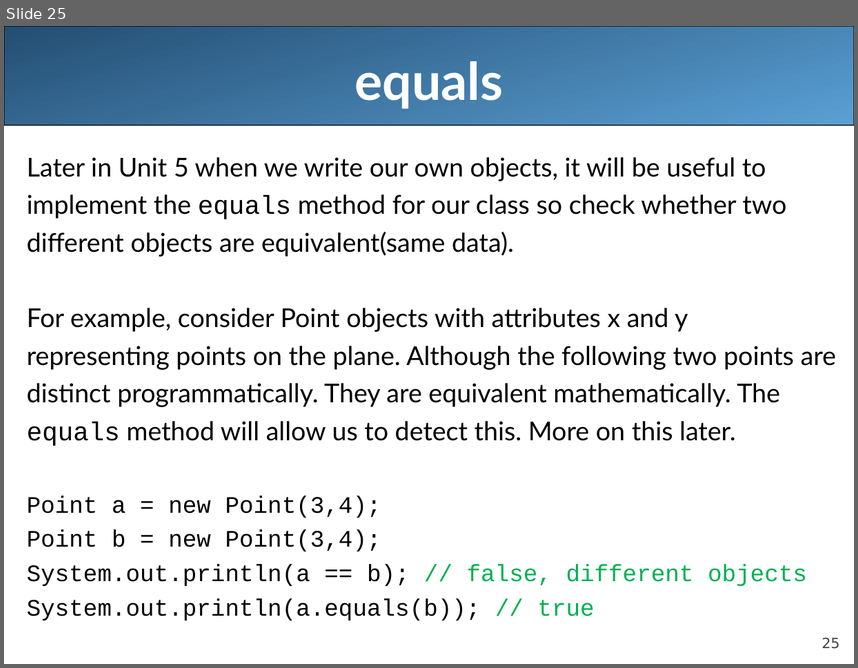
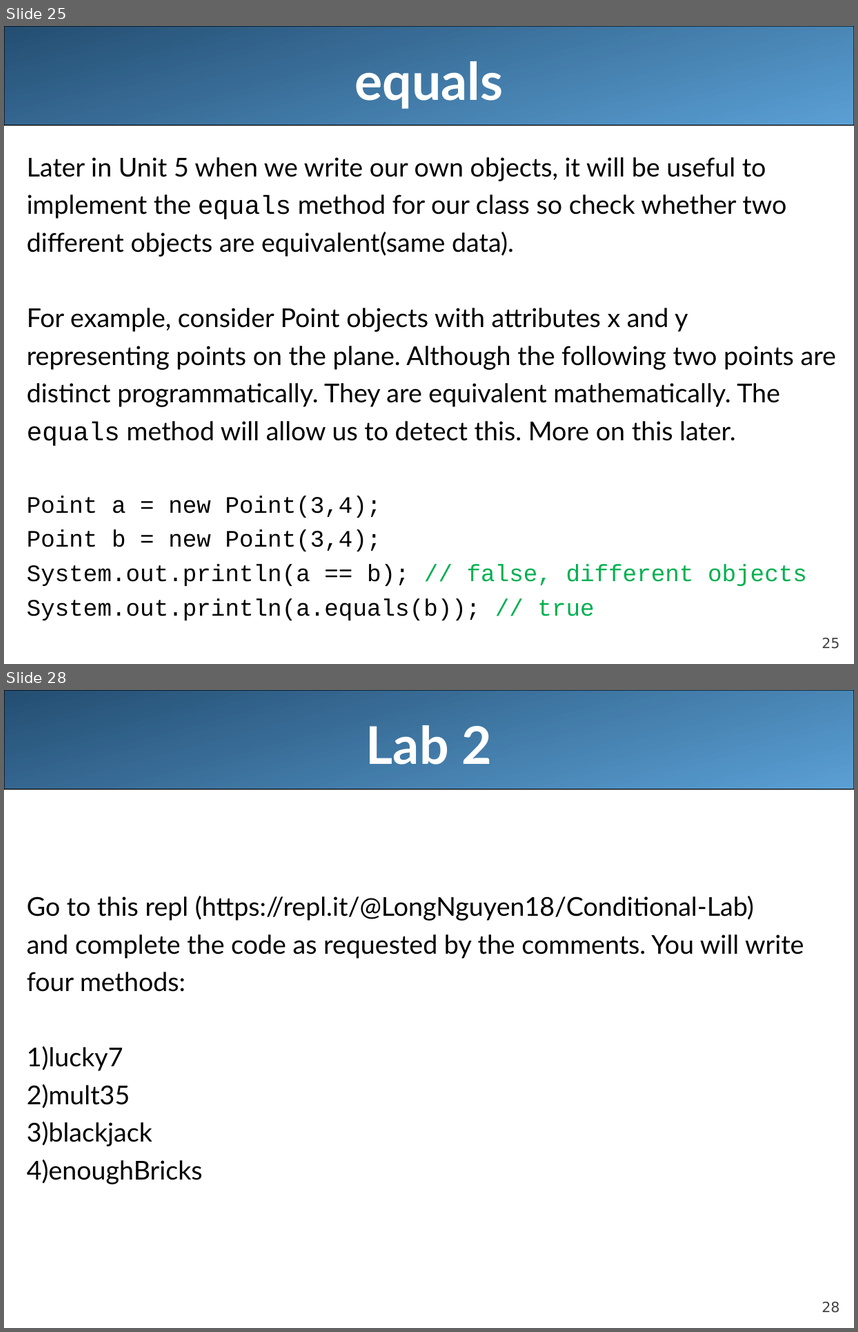
Before and after one commit to LongBaoNguyen/longbaonguyen.github.io, a slide deck: courses/apcsa/lecture9.ppt. Shown one above the other, each under a label of ours: slide 25 before the commit, slides 25 and 28 after it; the slides between them are not shown. The pictures are 858x668 and 858x1332 pixels, drawn with LibreOffice and Linux fonts; fonts in the diff are those of the drawing. Boxes give left, top, right and bottom in pixels: in the first picture for what was removed or moved away, otherwise in the second. Text is boxed around its words. In the diff, an @@ line names an element or a change of style, - is before the commit and + after.

```diff
--- a/courses/apcsa/lecture9.ppt
+++ b/courses/apcsa/lecture9.ppt
@@ slide 28 added at <box>4,690,854,1328</box>, background #FFFFFF; not listed: 2 template elements that a slide beside it also shows @@
@@ title added at <box>366,725,492,765</box>, 44 pt, text #FFFFFF, bold @@
+Lab 2
@@ text added at <box>27,896,804,1184</box>, 22 pt, text #000000 @@
+Go to this repl (https://repl.it/@LongNguyen18/Conditional-Lab)
+and complete the code as requested by the comments. You will write
+four methods:
+1) lucky7
+2) mult35
+3) blackjack
+4) enoughBricks
```
Also in this commit, not shown: 2 other slides added, 4 other files.
